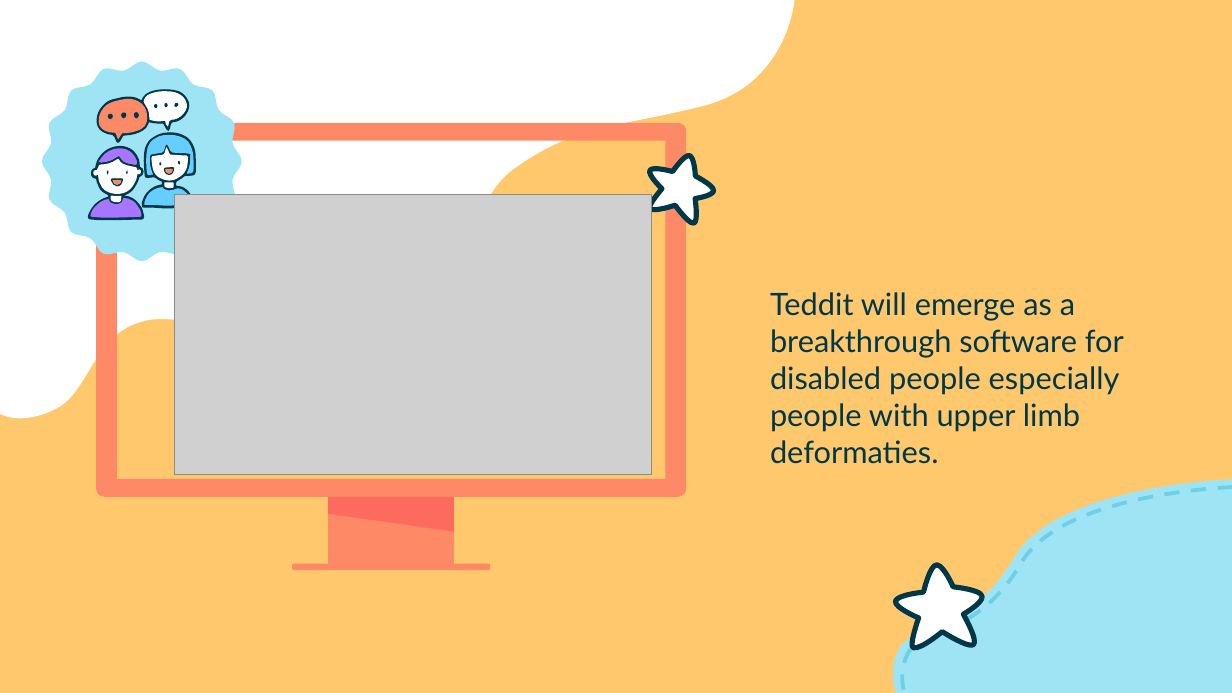
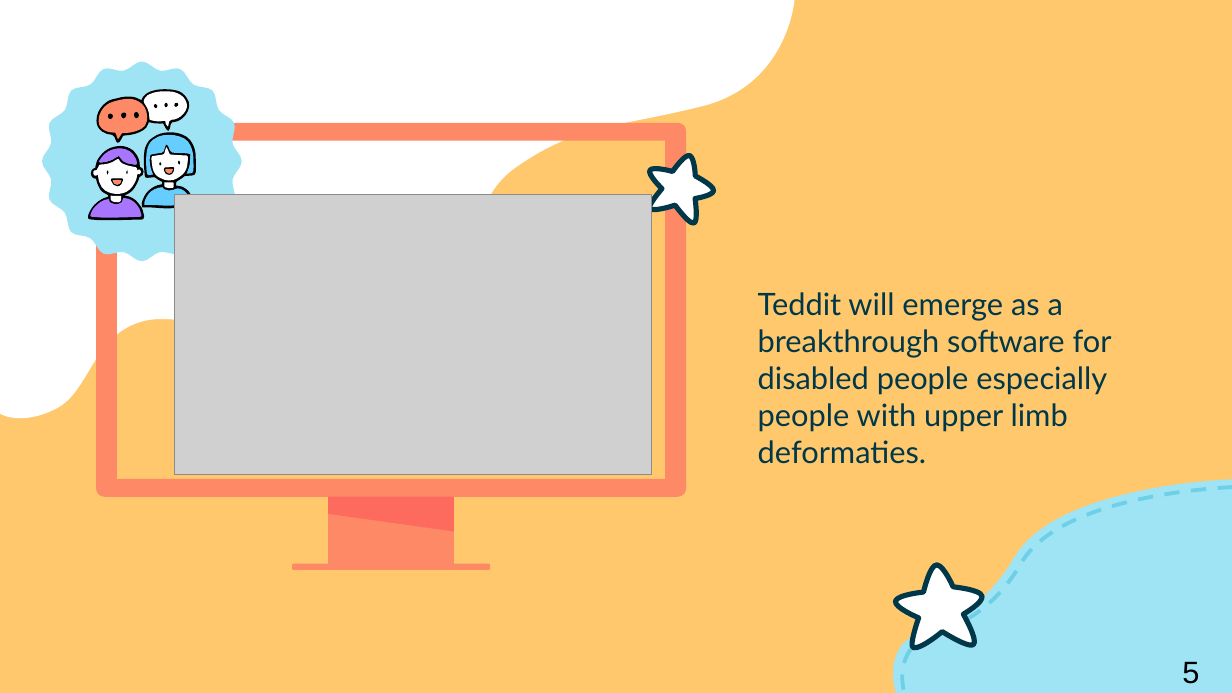
Before and after one commit to gr007-40/Teddit, a slide deck: slide 5 of Final-Project-Presentation.pptx. Drawn at 1232x693 pixels with LibreOffice and Linux fonts; fonts in the diff are those of the drawing; grey boxes stand for pictures. Boxes give left, top, right and bottom in pixels: in the first picture for what was removed or moved away, otherwise in the second. Text is boxed around its words. In the diff, an @@ line names an element or a change of style, - is before the commit and + after.

```diff
--- a/Final-Project-Presentation.pptx
+++ b/Final-Project-Presentation.pptx
@@ fill #003849 to #000000 in 3 elements at bbox=[108, 113, 113, 120], bbox=[164, 102, 168, 107], bbox=[154, 103, 158, 107] @@
@@ outline redrawn in 11 elements at bbox=[42, 62, 241, 261], bbox=[145, 134, 193, 175], bbox=[144, 187, 193, 206], bbox=[94, 159, 142, 195], bbox=[90, 198, 142, 218], bbox=[111, 196, 122, 203], bbox=[99, 99, 148, 139], bbox=[143, 91, 187, 127], bbox=[0, 0, 795, 418], bbox=[152, 147, 188, 180], bbox=[99, 148, 137, 165] @@
@@ fill #003849 to #000000; outline redrawn in 9 elements at bbox=[142, 132, 196, 208], bbox=[87, 145, 144, 219], bbox=[96, 89, 190, 143], bbox=[177, 160, 180, 164], bbox=[111, 179, 124, 187], bbox=[134, 112, 139, 118], bbox=[121, 112, 126, 118], bbox=[174, 102, 179, 107], bbox=[164, 168, 175, 175] @@
@@ subtitle "Teddit will emerge as a ...": place and size @@
-subtitle "Teddit will emerge as a ..." at bbox=[770, 292, 1124, 464]
+subtitle "Teddit will emerge as a ..." at bbox=[758, 292, 1112, 464]
@@ text added at bbox=[1182, 661, 1199, 684], 18 pt, text #000000 @@
+5
```
Also in this commit, not shown: 21 other slides changed.
